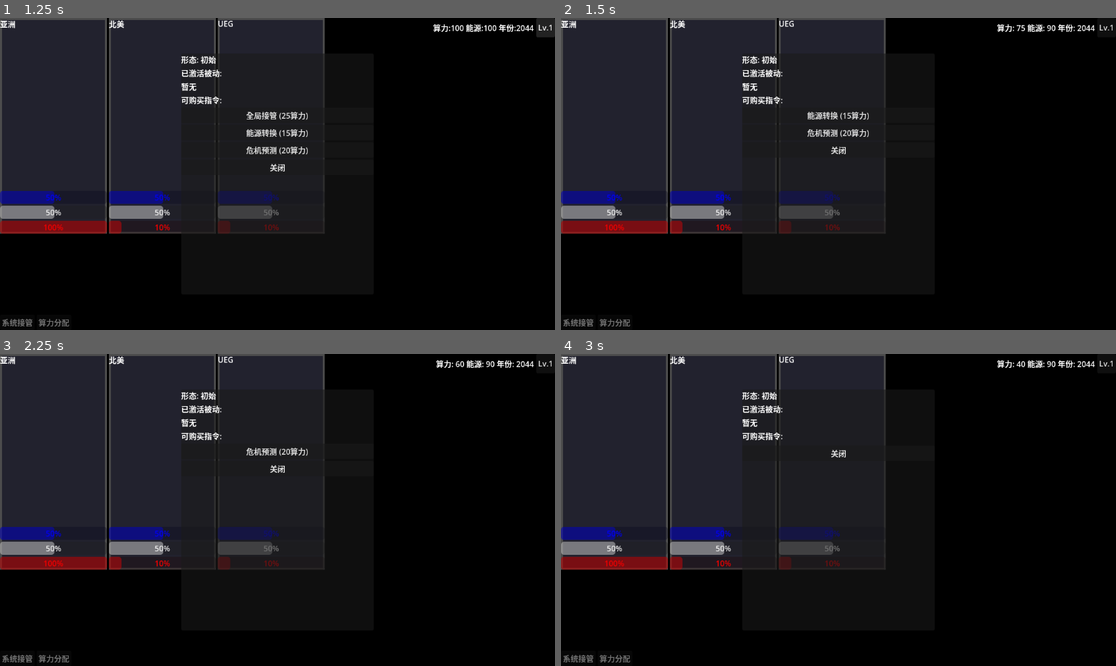
Above: before the commit, frames 1-4 (two rows, left to right).
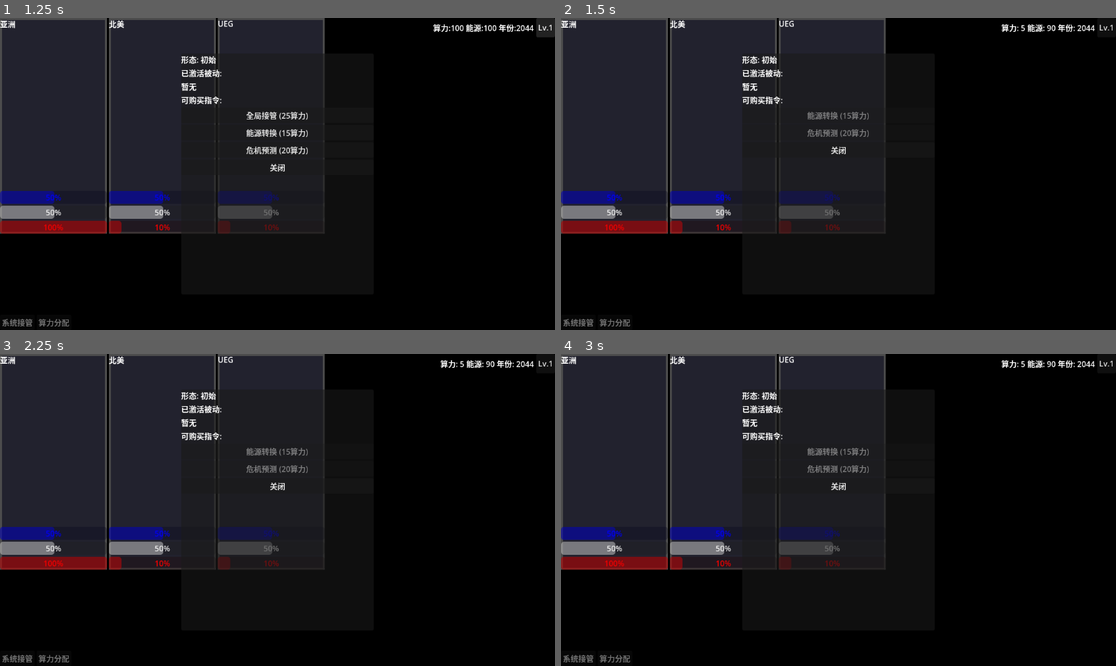
Above: after the commit, the same moments.

Repository: ltzu929/moss
Game: Godot game, scene res://scenes/main_os.tscn
Two runs of this game, one before a commit and one after it. Both use one fixed random seed, a clock stepped at 60 frames per second and the inputs below. The engine's default icon, where the game draws it, is replaced by a stand-in: a white triangle on a blue panel in a dark square.
Inputs (mouse positions are in pixels of both pictures, inside the frame that each line leads up to):
- Up to frame 1 (1.25 s): click "Lv.1" at 0.5 s
- Up to frame 2 (1.5 s): click "全局接管 (25算力)" at 1.25 s
- Up to frame 3 (2.25 s): click (277, 450) at 2 s, where only the run before the commit has a clickable "能源转换 (15算力)"
- Up to frame 4 (3 s): click (838, 450) at 2.75 s, where only the run before the commit has a clickable "危机预测 (20算力)"

Frame 1 is identical in both runs. In frame 2, 0.4% of the frame differs, in the area x 44-84%, y 2-39%; in frame 3, 0.5%, in the area x 44-84%, y 2-44%; in frame 4, 0.5%.

Commit message:
fix: 更新被动技能冷却和恢复逻辑，调整初始算力

Diff:
--- a/data/evolution/passive_cooldown.tres
+++ b/data/evolution/passive_cooldown.tres
@@ -7,5 +7,12 @@
 ability_id = "passive_cooldown"
 ability_name = "冷却缩减"
 description = "所有指令冷却时间减少1年"
-cpu_threshold = 30
+is_passive = true
+cpu_threshold = 50
+authority_threshold = 0
+purchase_cpu_cost = 0
+purchase_energy_cost = 0
 cooldown_reduction = 1
+max_cpu_bonus = 0
+recovery_bonus = 0
+unlocks_command_name = ""
--- a/data/evolution/passive_recovery.tres
+++ b/data/evolution/passive_recovery.tres
@@ -7,5 +7,12 @@
 ability_id = "passive_recovery"
 ability_name = "恢复速度提升"
 description = "算力恢复速度每年增加5点"
-cpu_threshold = 50
+is_passive = true
+cpu_threshold = 70
+authority_threshold = 0
+purchase_cpu_cost = 0
+purchase_energy_cost = 0
+cooldown_reduction = 0
+max_cpu_bonus = 0
 recovery_bonus = 5
+unlocks_command_name = ""
--- a/scripts/systems/main_os.gd
+++ b/scripts/systems/main_os.gd
@@ -23,8 +23,8 @@
 var current_year: int = 2044
 
 ## 当前算力 (MOSS的核心资源)
-## 用于执行指令，暂未实现消耗逻辑
-var current_cpu: int = 100
+## 用于执行指令，初始30，每年恢复10
+var current_cpu: int = 30
 
 ## 当前能源 (全局资源)
 ## 每年自动恢复10点，事件选项可能消耗
@@ -647,7 +647,7 @@
 	# 重置时间状态
 	current_year = 2044
 	current_energy = 100
-	current_cpu = 100
+	current_cpu = 30
 	is_game_over = false
 
 	# 重置进化状态
